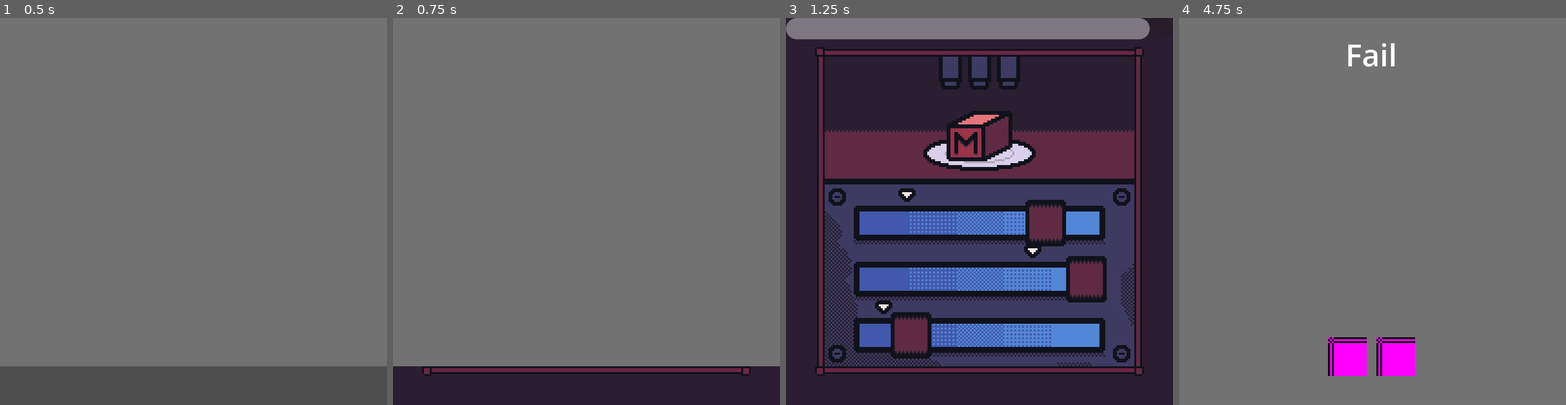
Above: before the commit, frames 1-4 (left to right).
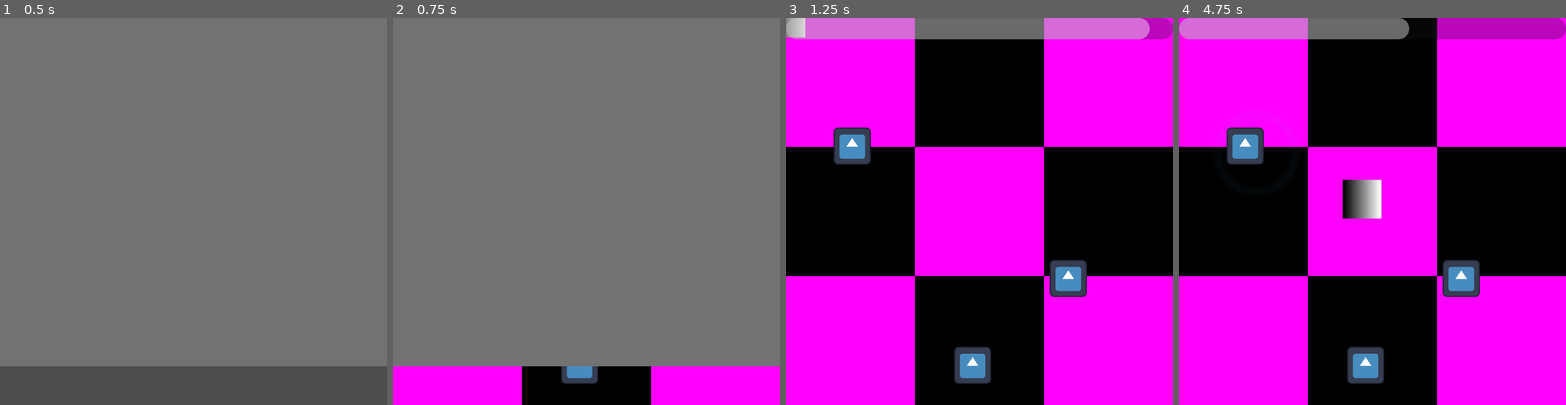
Above: after the commit, the same moments.

Repository: Loaf0/StocktonGameJam2025-2
Game: Godot game, scene res://gameplay/coreGameplay/Main.tscn
Same seed, same stepped clock (60 frames per second), same inputs: the game is played once before the commit and once after it. The engine's default icon, where the game draws it, is replaced by a stand-in: a white triangle on a blue panel in a dark square. Sound files missing from this copy of the repository are replaced by a short silence.
Inputs (mouse positions are in pixels of both pictures, inside the frame that each line leads up to):
- Up to frame 1 (0.5 s): no input
- Up to frame 2 (0.75 s): move the mouse to (671, 192) at 0.52 s; press the mouse at (671, 192) at 0.53 s
- Up to frame 3 (1.25 s): no input
- Up to frame 4 (4.75 s): move the mouse to (1295, 230) at 1.27 s; release the mouse at (1295, 230) at 1.28 s; click (1295, 230) at 1.35 s; move the mouse to (1411, 126) at 2.02 s; press the mouse at (1411, 126) at 2.03 s; move the mouse to (1353, 288) at 2.77 s; release the mouse at (1353, 288) at 2.78 s; click (1353, 288) at 2.85 s; move the mouse to (1488, 269) at 3.52 s; press the mouse at (1488, 269) at 3.53 s; move the mouse to (1256, 153) at 4.27 s; release the mouse at (1256, 153) at 4.28 s; click (1256, 153) at 4.35 s

Frame 1 is identical in both runs. In frame 2, 10% of the frame differs, in the area x 0-100%, y 90-100%; in frame 3, 98%; in frame 4, 98%, in the area x 0-100%, y 0-100%.

Commit message:
general update

Diff:
--- /dev/null
+++ b/assets/minigames/Roomba/roomba.gdshader
@@ -0,0 +1,19 @@
+shader_type canvas_item;
+
+uniform vec2 center = vec2(0.5, 0.5);
+uniform float radius : hint_range(0.0, 2.0) = 0.0;
+uniform vec4 color : source_color = vec4(0.4, 0.8, 1.0, 0.4);
+uniform float edge_width : hint_range(0.0, 0.2) = 0.06;
+
+void fragment() {
+    vec2 u = UV;
+    float d = distance(u, center);
+
+    float fade_in = smoothstep(radius - edge_width, radius, d);
+
+    float fade_out = 1.0 - smoothstep(radius, radius + edge_width, d);
+
+    float final_alpha = min(fade_in, fade_out);
+
+    COLOR = vec4(color.rgb, color.a * final_alpha);
+}
--- a/gameplay/coreGameplay/Animation.gd
+++ b/gameplay/coreGameplay/Animation.gd
@@ -14,7 +14,7 @@
 	label.text = "Pass" if sucess else "Fail"
 	_update_health(health)
 	anim.play(flavor_type)
-	return await anim.animation_finished
+	return anim.animation_finished
 
 func _update_health(health: int) -> void:
 	for i in health_display.get_children():
--- a/gameplay/coreGameplay/GameManager.gd
+++ b/gameplay/coreGameplay/GameManager.gd
@@ -24,6 +24,7 @@
 var transition: Transition = null
 var last_minigame_success: bool = true
 var first_forced := true
+var loading_next := false
 
 func _ready():
 	minigame_paths = _get_all_minigames(minigames_dir)
@@ -49,18 +50,29 @@
 	return result
 
 func load_next_minigame():
+	if loading_next:
+		print("⚠️ load_next_minigame called while already loading; ignoring.")
+		return
+	loading_next = true
+
 	if current_game:
+		if current_game.is_connected("minigame_finished", Callable(self, "_on_minigame_finished")):
+			current_game.disconnect("minigame_finished", Callable(self, "_on_minigame_finished"))
 		current_game.queue_free()
+		current_game = null
+		await get_tree().process_frame
+
 	if health <= 0:
 		game_over()
+		loading_next = false
 		return
+
 	await transition.play_out()
 
 	if not first_forced:
 		var flavor = flavor_scene.instantiate()
 		add_child(flavor)
-		#await flavor.play(last_minigame_success, health)
-		flavor.play(last_minigame_success, health)
+		await flavor.play(last_minigame_success, health)
 		await audio_player.finished
 		audio_player.stream = transition_mfx
 		audio_player.play()
@@ -76,33 +88,47 @@
 		scene = load(path)
 	if not scene:
 		push_error("Failed to load minigame")
+		loading_next = false
 		return
+
 	current_game = scene.instantiate()
 	add_child(current_game)
-	current_game.minigame_finished.connect(_on_minigame_finished)
+
+	if not current_game.is_connected("minigame_finished", Callable(self, "_on_minigame_finished")):
+		current_game.minigame_finished.connect(_on_minigame_finished)
+
 	current_game.speed = current_speed
 	current_game.difficulty = current_difficulty
 	current_game.start()
-	print("Starting minigame: ", scene.resource_path)
+
+	print("minigame:", scene.resource_path)
 	await transition.play_in()
 
+	loading_next = false
+
 func _on_minigame_finished(success: bool):
-	audio_player.pitch_scale = Settings.get_audio_speed_scale(current_speed)
+	if loading_next:
+		return
+
 	audio_player.pitch_scale = current_speed
 	last_minigame_success = success
+
 	if success:
 		audio_player.stream = pass_mfx
 		current_speed += speed_increment
 	else:
 		audio_player.stream = fail_mfx
 		health -= 1
-		print("Health : ", health)
+		print("Health:", health)
+
 	audio_player.play()
+
 	if current_index >= 0:
 		recent_minigames.append(minigame_paths[current_index])
 	if recent_minigames.size() > recent_queue_size:
 		recent_minigames.pop_front()
-	load_next_minigame()
+
+	await load_next_minigame()
 
 func _choose_next_minigame() -> String:
 	var available = minigame_paths.filter(func(path):
--- a/gameplay/coreGameplay/Main.tscn
+++ b/gameplay/coreGameplay/Main.tscn
@@ -1,11 +1,9 @@
-[gd_scene load_steps=3 format=3 uid="uid://yjl7pni13bil"]
+[gd_scene load_steps=2 format=3 uid="uid://yjl7pni13bil"]
 
 [ext_resource type="Script" uid="uid://cl1uq3lsg8moi" path="res://gameplay/coreGameplay/GameManager.gd" id="1_odk7f"]
-[ext_resource type="PackedScene" uid="uid://bt20qwycijyq8" path="res://gameplay/minigames/Oven.tscn" id="2_aovv8"]
 
 [node name="Main" type="Node2D"]
 script = ExtResource("1_odk7f")
-forced_first_minigame = ExtResource("2_aovv8")
 
 [node name="Camera2D" type="Camera2D" parent="."]
 anchor_mode = 0
--- a/gameplay/coreGameplay/Minigame.gd
+++ b/gameplay/coreGameplay/Minigame.gd
@@ -12,7 +12,7 @@
 func finish(success: bool):
 	emit_signal("minigame_finished", success)
 
-func _play_one_shot_sfx(sfx: AudioStream, pitch_range : float = 0.1):
+func _play_one_shot_sfx(sfx: AudioStream, pitch_range : float = 0.1, start_time : float = 0.0):
 	var player = AudioStreamPlayer.new()
 	add_child(player)
 	player.stream = sfx
@@ -23,4 +23,4 @@
 	player.pitch_scale = randf_range(min_pitch, max_pitch)
 
 	player.finished.connect(player.queue_free)
-	player.play()
+	player.play(start_time)
--- /dev/null
+++ b/gameplay/minigames/roomba.gd
@@ -0,0 +1,136 @@
+extends Minigame
+
+@onready var roomba = $CanvasLayer/Roomba
+@onready var trash_container = $CanvasLayer/TrashContainer
+@onready var wave_container = $CanvasLayer/WaveContainer
+@onready var timer: GameTimer = $MinigameTimer
+@onready var anim = $AnimationPlayer
+
+@onready var music_player = $AudioStreamPlayer2D
+@onready var music = preload("res://assets/msfx/minigameMusic/roomba thing.wav")
+
+@onready var roomba_sfx = preload("res://assets/minigames/Roomba/roomba.mp3")
+
+var difficulty_settings = {
+	1: {"trash_count": 3, "time_limit": 10.0, "speed": 40.0},
+	2: {"trash_count": 4, "time_limit": 8.0, "speed": 55.0},
+	3: {"trash_count": 5, "time_limit": 6.0, "speed": 70.0}
+}
+
+var remaining_trash := 0
+var roomba_target := Vector2.ZERO
+var roomba_speed := 0.0
+var base_speed := 40.0
+var accelerating := false
+var bounds := Rect2(0, 0, 200, 200)
+
+const FADE_TIME = 1.0
+
+func start():
+	randomize()
+	var s = difficulty_settings.get(difficulty, difficulty_settings[1])
+	base_speed = s["speed"]
+	timer.start(s["time_limit"])
+	timer.time_up.connect(_on_time_up)
+	_spawn_trash(s["trash_count"])
+	remaining_trash = s["trash_count"]
+	accelerating = false
+	_fade_in_music()
+
+func _spawn_trash(count: int):
+	for i in range(count):
+		var t = Area2D.new()
+		var sprite = Sprite2D.new()
+		sprite.texture = preload("res://icon.svg")
+		sprite.scale = Vector2(0.15, 0.15)
+		var shape = CollisionShape2D.new()
+		shape.shape = CircleShape2D.new()
+		shape.shape.radius = 6
+		t.position = Vector2(randf_range(20, 180), randf_range(20, 180))
+		t.add_child(sprite)
+		t.add_child(shape)
+
+		t.body_entered.connect(Callable(self, "_on_trash_collected").bind(t))
+
+		trash_container.add_child(t)
+
+func _input(event):
+	if event is InputEventMouseButton and event.button_index == MOUSE_BUTTON_LEFT and event.pressed:
+		_spawn_wave(event.position)
+		roomba_target = event.position.clamp(bounds.position, bounds.end)
+		roomba_speed = base_speed
+		accelerating = true
+
+func _spawn_wave(pos: Vector2):
+	var wave = Node2D.new()
+	var circle = ColorRect.new()
+	circle.size = Vector2(200, 200)
+
+	circle.position = pos - circle.size * 0.5
+
+	var mat := ShaderMaterial.new()
+	mat.shader = preload("res://assets/minigames/Roomba/roomba.gdshader")
+
+	mat.set_shader_parameter("center", Vector2(0.5, 0.5))
+	mat.set_shader_parameter("radius", 0.01)
+	mat.set_shader_parameter("edge_width", 0.02)
+	mat.set_shader_parameter("color", Color(0.4, 0.8, 1.0, 0.5))
+
+	circle.material = mat
+	wave.add_child(circle)
+	wave.position = Vector2.ZERO
+	wave_container.add_child(wave)
+
+	var tween = create_tween()
+	tween.tween_property(mat, "shader_parameter/radius", 0.1, 0.2).set_trans(Tween.TRANS_CUBIC).set_ease(Tween.EASE_OUT)
+	tween.tween_property(mat, "shader_parameter/color:a", 0.0, 0.2)
+	tween.finished.connect(func(): wave.queue_free())
+
+func _process(delta):
+	if accelerating:
+		var dir = (roomba_target - roomba.position).normalized()
+		roomba.position += dir * roomba_speed * delta
+		roomba_speed += 40 * delta
+		if roomba.position.distance_to(roomba_target) < 4:
+			accelerating = false
+		roomba.position = roomba.position.clamp(bounds.position, bounds.end)
+
+func _on_trash_collected(body: Node2D, trash: Area2D):
+	if body == roomba:
+		_play_one_shot_sfx(roomba_sfx, 0.03, 0.25)
+		trash.queue_free()
+		remaining_trash -= 1
+		if remaining_trash <= 0:
+			timer.stop()
+			_fade_out_music()
+			await _play_finish_animation(true)
+			emit_signal("minigame_finished", true)
+
+func _on_time_up():
+	accelerating = false
+	timer.stop()
+	_fade_out_music()
+	await _play_finish_animation(false)
+	emit_signal("minigame_finished", false)
+
+func _play_finish_animation(success: bool):
+	if success:
+		anim.play("Pass")
+	else:
+		anim.play("Fail")
+	return await anim.animation_finished
+
+func _fade_in_music():
+	music_player.stream = music
+	music_player.volume_db = -80.0
+	music_player.play()
+	music_player.pitch_scale = Settings.get_audio_speed_scale(speed)
+
+	var tween = create_tween()
+	tween.tween_property(music_player, "volume_db", Settings.MUSIC_VOLUME_DB, FADE_TIME)
+
+func _fade_out_music():
+	var tween = create_tween()
+	tween.tween_property(music_player, "volume_db", -80.0, FADE_TIME)
+	await tween.finished
+	music_player.stop()
--- /dev/null
+++ b/gameplay/minigames/roomba.tscn
@@ -0,0 +1,65 @@
+[gd_scene load_steps=11 format=3 uid="uid://m3cob6b5boco"]
+
+[ext_resource type="Script" uid="uid://cr5vh7r3ven0m" path="res://gameplay/minigames/roomba.gd" id="1_fd4hn"]
+[ext_resource type="PackedScene" uid="uid://07ujs6uw6ish" path="res://gameplay/coreGameplay/MinigameTimer.tscn" id="1_vfir0"]
+
+[sub_resource type="PlaceholderTexture2D" id="PlaceholderTexture2D_fd4hn"]
+size = Vector2(3, 3)
+
+[sub_resource type="Gradient" id="Gradient_fd4hn"]
+
+[sub_resource type="GradientTexture2D" id="GradientTexture2D_p0vjo"]
+gradient = SubResource("Gradient_fd4hn")
+width = 20
+height = 20
+
+[sub_resource type="CircleShape2D" id="CircleShape2D_fd4hn"]
+
+[sub_resource type="Animation" id="Animation_2pff3"]
+resource_name = "Pass"
+length = 0.6
+
+[sub_resource type="Animation" id="Animation_16em2"]
+length = 0.001
+
+[sub_resource type="Animation" id="Animation_un7j3"]
+resource_name = "Fail"
+length = 0.6
+
+[sub_resource type="AnimationLibrary" id="AnimationLibrary_un7j3"]
+_data = {
+&"Fail": SubResource("Animation_un7j3"),
+&"Pass": SubResource("Animation_2pff3"),
+&"RESET": SubResource("Animation_16em2")
+}
+
+[node name="Roomba" type="Node2D"]
+script = ExtResource("1_fd4hn")
+
+[node name="MinigameTimer" parent="." instance=ExtResource("1_vfir0")]
+
+[node name="Background" type="Sprite2D" parent="."]
+position = Vector2(100, 100)
+scale = Vector2(66.666664, 66.666664)
+texture = SubResource("PlaceholderTexture2D_fd4hn")
+
+[node name="CanvasLayer" type="CanvasLayer" parent="."]
+
+[node name="TrashContainer" type="Node2D" parent="CanvasLayer"]
+
+[node name="WaveContainer" type="Node2D" parent="CanvasLayer"]
+
+[node name="Roomba" type="CharacterBody2D" parent="CanvasLayer"]
+
+[node name="Sprite2D" type="Sprite2D" parent="CanvasLayer/Roomba"]
+texture = SubResource("GradientTexture2D_p0vjo")
+
+[node name="CollisionShape2D" type="CollisionShape2D" parent="CanvasLayer/Roomba"]
+shape = SubResource("CircleShape2D_fd4hn")
+
+[node name="AnimationPlayer" type="AnimationPlayer" parent="."]
+libraries = {
+&"": SubResource("AnimationLibrary_un7j3")
+}
+
+[node name="AudioStreamPlayer2D" type="AudioStreamPlayer2D" parent="."]
Not shown, added: assets/minigames/Roomba/roomba.gdshader.uid
Not shown, added: assets/minigames/Roomba/roomba.mp3.import
Not shown, changed: assets/msfx/minigameMusic/roomba thing.wav.import
Not shown, added: gameplay/minigames/roomba.gd.uid
Not shown, added: assets/minigames/Roomba/roomba.mp3
Not shown, changed: assets/msfx/minigameMusic/roomba thing.wav
